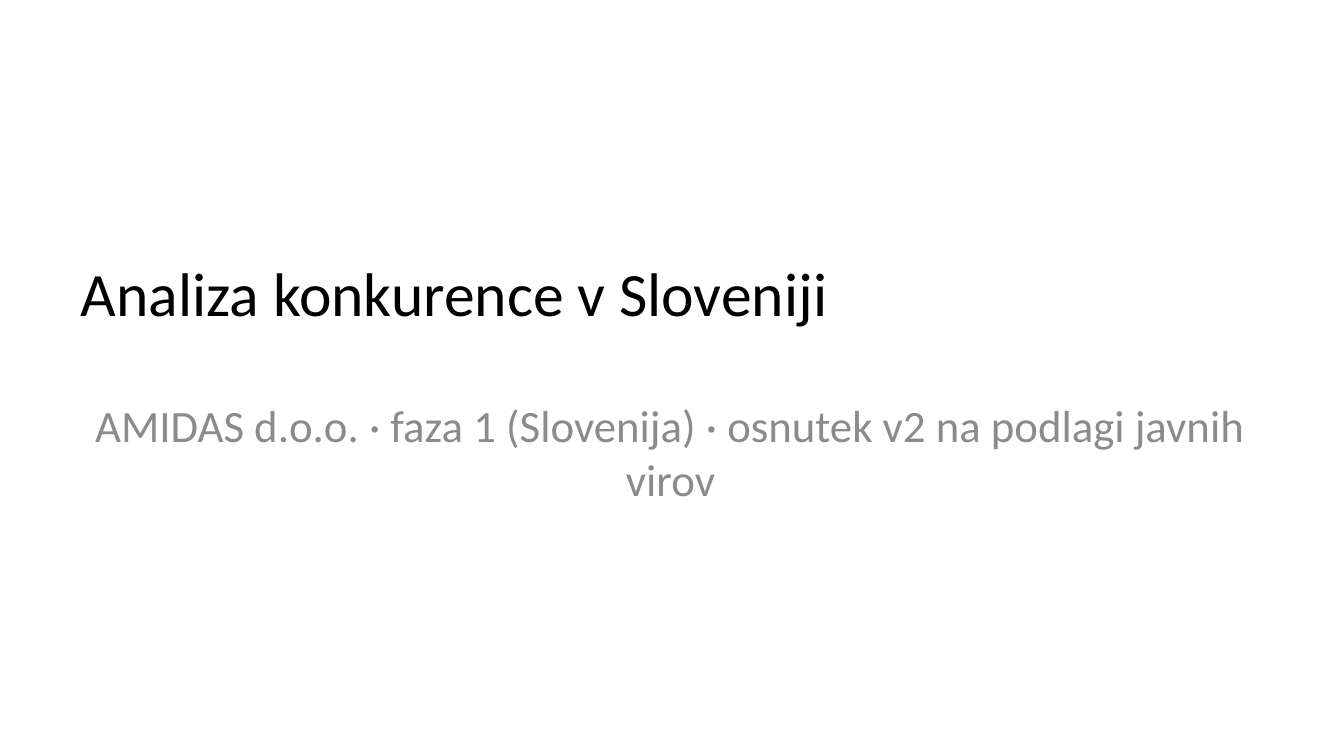
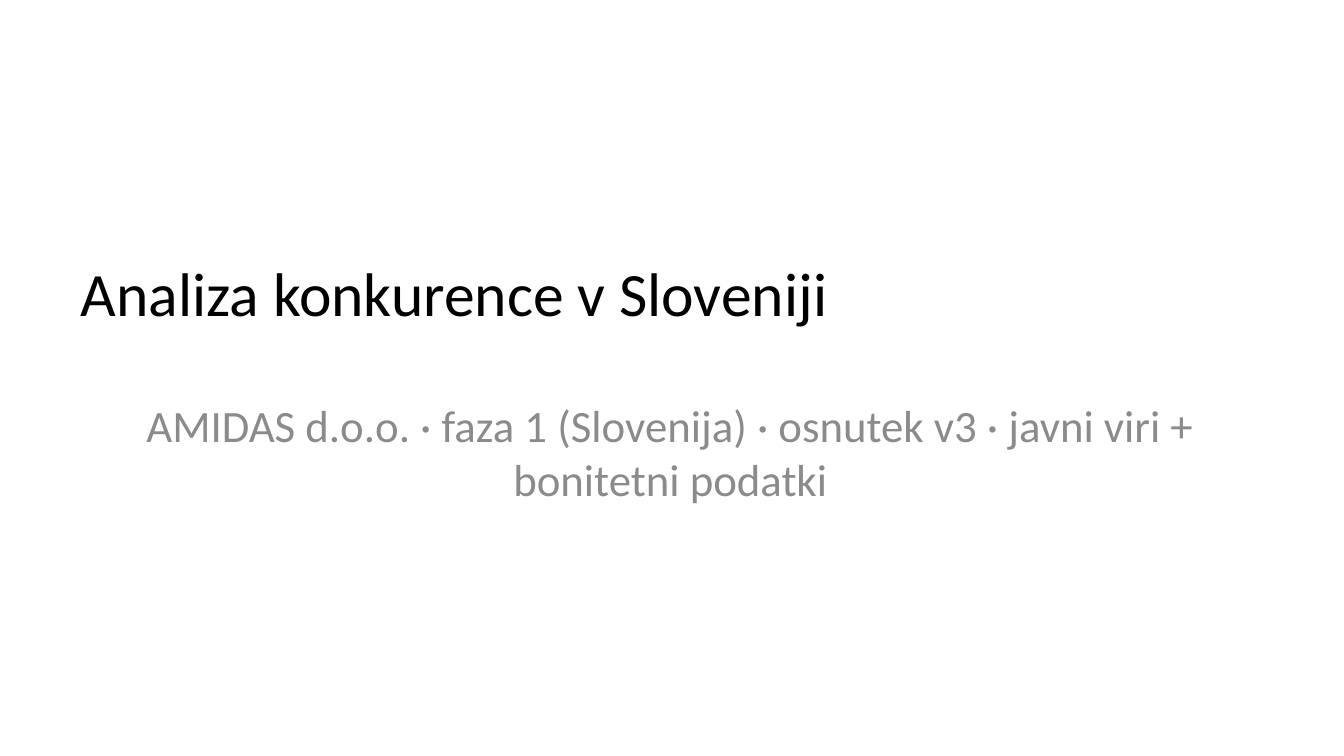
Before and after one commit to matjazambroz/github, a slide deck: slide 1 of analiza/analiza_konkurence_SI.pptx. Drawn at 1344x756 pixels with LibreOffice and Linux fonts; fonts in the diff are those of the drawing. Boxes give left, top, right and bottom in pixels: in the first picture for what was removed or moved away, otherwise in the second. Text is boxed around its words. In the diff, an @@ line names an element or a change of style, - is before the commit and + after.

```diff
--- a/analiza/analiza_konkurence_SI.pptx
+++ b/analiza/analiza_konkurence_SI.pptx
@@ subtitle at (146, 409, 1160, 503): text changed @@
-AMIDAS d.o.o. · faza 1 (Slovenija) · osnutek v2 na podlagi javnih virov
+AMIDAS d.o.o. · faza 1 (Slovenija) · osnutek v3 · javni viri + bonitetni podatki
```
Also in this commit, not shown: 4 other slides changed, 2 slides added, 1 other file.
